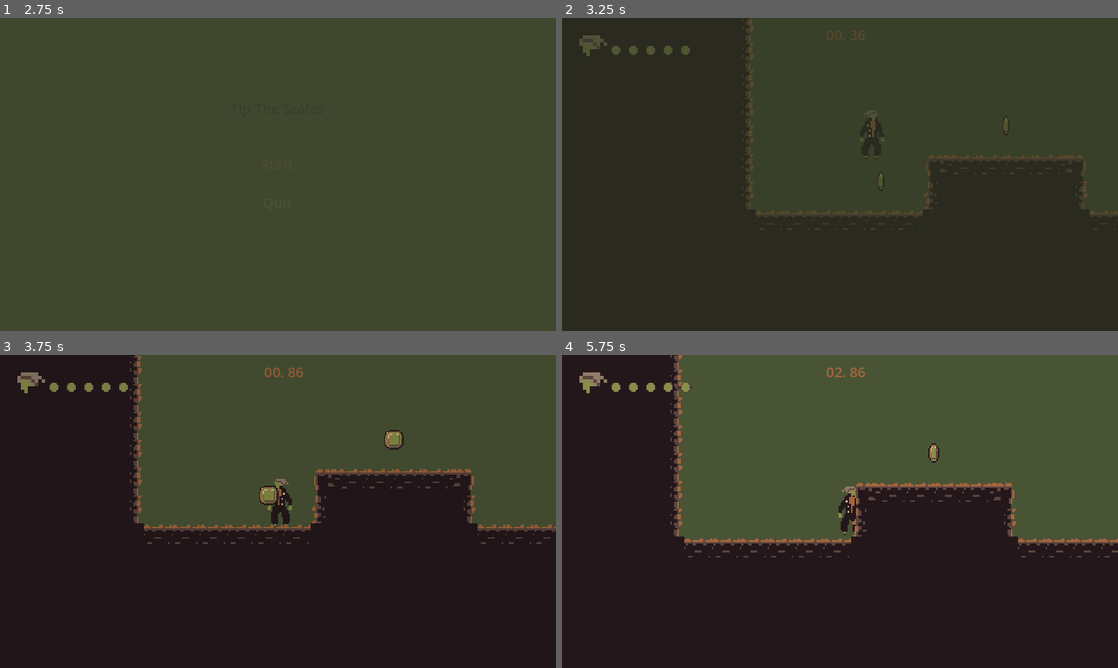
Above: before the commit, frames 1-4 (two rows, left to right).
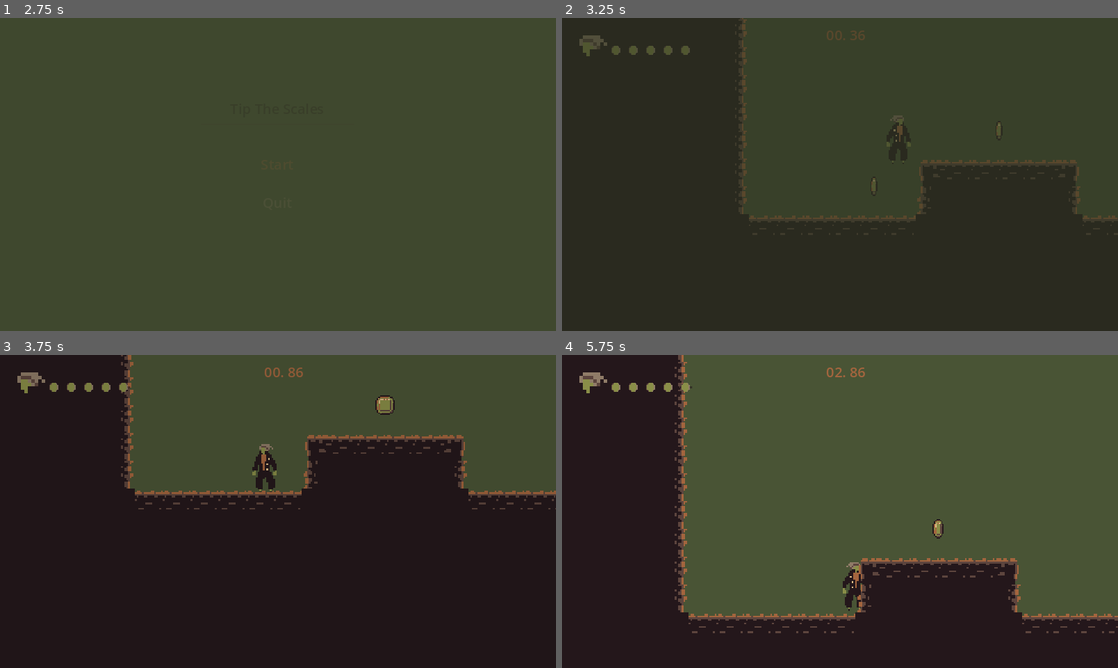
Above: after the commit, the same moments.

Repository: Dagethemage/GameOff2023
Game: Godot game, scene res://GUI/start_screen.tscn
Two runs of this game, one before a commit and one after it. Both use one fixed random seed, a clock stepped at 60 frames per second and the inputs below.
Inputs:
- Up to frame 1 (2.75 s): click "Start" at 0.5 s; click "Start" at 1.25 s; hold D (right) from 2.03 s (still down); hold Down (cam_down, bound only after the commit) from 2.03 s (still down); tap Space (jump) at 2.27 s; tap Up (cam_up, bound only after the commit) at 2.3 s
- Up to frame 2 (3.25 s): keep holding D (right); release Down (cam_down, bound only after the commit) at 2.78 s; tap Up (cam_up, bound only after the commit) at 2.85 s; tap Space (jump) at 3.02 s; tap E (dash, bound only after the commit) at 3.05 s
- Up to frame 3 (3.75 s): release D (right) at 3.53 s; hold A (left) from 3.53 s (still down); hold Down (cam_down, bound only after the commit) from 3.53 s (still down); tap E (dash, bound only after the commit) at 3.6 s
- Up to frame 4 (5.75 s): release A (left) at 4.28 s; release Down (cam_down, bound only after the commit) at 4.28 s; hold D (right) from 4.28 s (still down); tap Down (cam_down, bound only after the commit) at 4.35 s; tap Space (jump) at 4.52, 5.27 s; tap Up (cam_up, bound only after the commit) at 4.55 s; hold Up (cam_up, bound only after the commit) from 5.03 s (still down); tap E (dash, bound only after the commit) at 5.3 s

Frame 1 is identical in both runs. In frame 2, 1.6% of the frame differs, in the area x 32-100%, y 0-65%; in frame 3, 11%; in frame 4, 21%, in the area x 19-100%, y 0-89%.

Commit message:
Dash Added

Diff:
--- a/Characters/Player/PlayerCamera.gd
+++ b/Characters/Player/PlayerCamera.gd
@@ -5,8 +5,8 @@
 	get_screen_center_position()
 
 func _process(delta):
-	if Input.is_action_pressed("down"):
+	if Input.is_action_pressed("cam_down"):
 		position.y = 50
-	elif Input.is_action_pressed("up"):
+	elif Input.is_action_pressed("cam_up"):
 		position.y = -50
 	else: position.y = 0
--- a/Characters/Player/player.gd
+++ b/Characters/Player/player.gd
@@ -10,7 +10,7 @@
 var gravity = ProjectSettings.get_setting("physics/2d/default_gravity")
 var was_wall_normal = Vector2.ZERO
 
-#@onready var dash = $Dash
+@onready var dash = $Dash
 @onready var animated_sprite_2d = $AnimatedSprite2D
 @onready var wall_jump_timer = $WallJumpTimer
 @onready var coyote_jump_timer = $CoyoteJumpTimer
@@ -22,8 +22,8 @@
 
 func _physics_process(delta):
 	apply_gravity(delta)
-#	if Input.is_action_just_pressed("dash"):
-#		dash.start_dash(MovementData.dash_length)
+	if Input.is_action_just_pressed("dash"):
+		dash.start_dash(MovementData.dash_length)
 	handle_wall_jump()
 	handle_jump()
 	var input_axis = Input.get_axis("left", "right")
@@ -81,16 +81,16 @@
 		velocity.x = move_toward(velocity.x, 0, MovementData.air_resistance * delta)
 
 func handle_acceleration(input_axis, delta):
-#	var speed = MovementData.dash_speed if dash.is_dashing() else MovementData.normal_speed
-	if not is_on_floor(): return# and !dash.is_dashing()
+	var speed = MovementData.dash_speed if dash.is_dashing() else MovementData.normal_speed
+	if not is_on_floor()and !dash.is_dashing(): return
 	if input_axis != 0:
-		velocity.x = move_toward(velocity.x, MovementData.normal_speed * input_axis, MovementData.acceleraton * delta)#speed instead of MovementData.normal_speed for dash
+		velocity.x = move_toward(velocity.x, speed * input_axis, MovementData.acceleraton * delta)#speed instead of MovementData.normal_speed for dash
 
 func handle_air_acceleration(input_axis, delta):
-#	var speed = MovementData.dash_speed if dash.is_dashing() else MovementData.normal_speed
-	if is_on_floor(): return# and !dash.is_dashing()
+	var speed = MovementData.dash_speed if dash.is_dashing() else MovementData.normal_speed
+	if is_on_floor() and !dash.is_dashing(): return
 	if input_axis != 0:
-		velocity.x = move_toward(velocity.x , MovementData.normal_speed * input_axis, MovementData.air_acceleration * delta)#speed instead of MovementData.normal_speed for dash
+		velocity.x = move_toward(velocity.x , speed * input_axis, MovementData.air_acceleration * delta)#speed instead of MovementData.normal_speed for dash
 
 func update_animations(input_axis):
 	if input_axis != 0:
--- a/Characters/Player/player.tscn
+++ b/Characters/Player/player.tscn
@@ -1,10 +1,11 @@
-[gd_scene load_steps=17 format=3 uid="uid://dwqs43w46uc2a"]
+[gd_scene load_steps=18 format=3 uid="uid://dwqs43w46uc2a"]
 
 [ext_resource type="Script" path="res://Characters/Player/player.gd" id="1_folvt"]
 [ext_resource type="Script" path="res://Characters/Player/PlayerMovementData.gd" id="2_jrmri"]
 [ext_resource type="Resource" uid="uid://dj2mv8o18nx5k" path="res://Characters/Player/PlayerStats.tres" id="3_lk4wm"]
 [ext_resource type="Texture2D" uid="uid://b2hj4n6b7bc83" path="res://Characters/Player/Player.png" id="3_sjags"]
 [ext_resource type="Script" path="res://Characters/Player/PlayerCamera.gd" id="5_tq5k1"]
+[ext_resource type="PackedScene" uid="uid://b5wnw0imh5fuq" path="res://Characters/Player/Abilities/Dash.tscn" id="6_0l3fi"]
 
 [sub_resource type="Resource" id="Resource_1v1pr"]
 script = ExtResource("2_jrmri")
@@ -132,3 +133,5 @@
 visible = false
 position = Vector2(0, -14)
 shape = SubResource("RectangleShape2D_bpla7")
+
+[node name="Dash" parent="." instance=ExtResource("6_0l3fi")]
--- a/GUI/PauseScreen.gd
+++ b/GUI/PauseScreen.gd
@@ -1,16 +1,19 @@
 extends Control
 
 @onready var pause_screen = $PauseScreen
-@onready var button = $PauseScreen/CenterContainer/MarginContainer/VBoxContainer/Button
+@onready var main_menu_button = $PauseScreen/CenterContainer/MarginContainer/VBoxContainer/MainMenuButton
+@onready var quit_button = $PauseScreen/CenterContainer/MarginContainer/VBoxContainer/QuitButton
+
 
 var paused = false
 
 func _ready() -> void:
-	button.pressed.connect(on_pressed)
+	main_menu_button.pressed.connect(on_pressed)
+	quit_button.pressed.connect(on_quit_pressed)
 
 func _process(delta):
 	if Input.is_action_just_pressed("start"):
-		button.grab_focus()
+		main_menu_button.grab_focus()
 		pause_menu()
 
 func pause_menu():
@@ -28,3 +31,6 @@
 	Engine.time_scale = 1
 	var start_menu = load("res://GUI/start_screen.tscn")
 	get_tree().change_scene_to_packed(start_menu)
+
+func on_quit_pressed():
+	get_tree().quit()
--- a/GUI/PauseScreen.tscn
+++ b/GUI/PauseScreen.tscn
@@ -50,10 +50,14 @@
 modulate = Color(0.564706, 0.486275, 0.407843, 1)
 layout_mode = 2
 
-[node name="Button" type="Button" parent="PauseScreen/CenterContainer/MarginContainer/VBoxContainer"]
+[node name="MainMenuButton" type="Button" parent="PauseScreen/CenterContainer/MarginContainer/VBoxContainer"]
 custom_minimum_size = Vector2(100, 50)
 layout_mode = 2
+theme = ExtResource("1_8hpkf")
+text = "Main Menu"
 
-[node name="Button2" type="Button" parent="PauseScreen/CenterContainer/MarginContainer/VBoxContainer"]
+[node name="QuitButton" type="Button" parent="PauseScreen/CenterContainer/MarginContainer/VBoxContainer"]
 custom_minimum_size = Vector2(100, 50)
 layout_mode = 2
+theme = ExtResource("1_8hpkf")
+text = "Quit"
--- a/GUI/Themes/UITheme.tres
+++ b/GUI/Themes/UITheme.tres
@@ -1,10 +1,12 @@
-[gd_resource type="Theme" load_steps=4 format=3 uid="uid://ceqslen8rfbmx"]
+[gd_resource type="Theme" load_steps=5 format=3 uid="uid://ceqslen8rfbmx"]
 
 [sub_resource type="StyleBoxEmpty" id="StyleBoxEmpty_nka0w"]
 
 [sub_resource type="StyleBoxEmpty" id="StyleBoxEmpty_g8bt6"]
 
 [sub_resource type="StyleBoxEmpty" id="StyleBoxEmpty_n5wim"]
+
+[sub_resource type="StyleBoxEmpty" id="StyleBoxEmpty_whory"]
 
 [resource]
 Button/colors/font_color = Color(0.564706, 0.486275, 0.407843, 1)
@@ -14,4 +16,5 @@
 Button/styles/focus = SubResource("StyleBoxEmpty_nka0w")
 Button/styles/hover = SubResource("StyleBoxEmpty_g8bt6")
 Button/styles/normal = SubResource("StyleBoxEmpty_n5wim")
+Button/styles/pressed = SubResource("StyleBoxEmpty_whory")
 Label/colors/font_color = Color(0.141176, 0.0901961, 0.105882, 1)
--- a/GUI/level_completed.tscn
+++ b/GUI/level_completed.tscn
@@ -1,6 +1,4 @@
-[gd_scene load_steps=2 format=3 uid="uid://bsxby8o6rxilk"]
-
-[ext_resource type="Theme" uid="uid://ceqslen8rfbmx" path="res://GUI/Themes/UITheme.tres" id="1_8n2gq"]
+[gd_scene format=3 uid="uid://bsxby8o6rxilk"]
 
 [node name="LevelCompleted" type="Control"]
 layout_mode = 3
@@ -15,15 +13,16 @@
 anchors_preset = 5
 anchor_left = 0.5
 anchor_right = 0.5
-offset_left = -67.0
-offset_top = 39.0
-offset_right = 67.0
-offset_bottom = 73.0
+offset_left = 74.0
+offset_top = 309.0
+offset_right = 322.0
+offset_bottom = 362.0
 grow_horizontal = 2
 
 [node name="Label" type="Label" parent="VBoxContainer"]
+modulate = Color(0.564706, 0.486275, 0.407843, 1)
 layout_mode = 2
-theme = ExtResource("1_8n2gq")
+theme_override_font_sizes/font_size = 25
 text = "Level Completed!"
 horizontal_alignment = 1
 vertical_alignment = 1
--- a/GUI/ui.gd
+++ b/GUI/ui.gd
@@ -14,6 +14,10 @@
 func on_level_completed():
 	timer.stop()
 	level_completed.show()
+	var tween = create_tween()
+	tween.set_trans(Tween.TRANS_BACK)
+	tween.set_ease(Tween.EASE_IN_OUT)
+	tween.tween_property(level_completed, "position", Vector2(0,0), 1.7).from(Vector2(640, 0))
 	await get_tree().create_timer(0.5).timeout
 	timer.hide()
 	await get_tree().create_timer(0.5).timeout
@@ -22,7 +26,7 @@
 func show_score():
 	score_board.show()
 	var tween = create_tween()
-	tween.set_trans(Tween.TRANS_SINE)
+	tween.set_trans(Tween.TRANS_QUINT)
 	tween.set_ease(Tween.EASE_IN_OUT)
 	tween.tween_property(score_board, "position", Vector2(640,180), 0.5).from(Vector2(900,180))
 	tween.tween_property(score_board_bg, "position", Vector2(0,0), 0.6).from(Vector2(640, 0))
--- a/Overlap/Clock.gd
+++ b/Overlap/Clock.gd
@@ -19,10 +19,3 @@
 
 func reset_timer():
 	Global.time = 0.0
-
-func _unhandled_input(event):
-	if event.is_action_pressed("Back"):
-		stop()
-		await get_tree().create_timer(3).timeout
-		get_tree().reload_current_scene()
-		Global.time = 0.0
--- a/project.godot
+++ b/project.godot
@@ -100,6 +100,24 @@
 "events": [Object(InputEventJoypadButton,"resource_local_to_scene":false,"resource_name":"","device":-1,"button_index":6,"pressure":0.0,"pressed":true,"script":null)
 ]
 }
+dash={
+"deadzone": 0.5,
+"events": [Object(InputEventJoypadButton,"resource_local_to_scene":false,"resource_name":"","device":-1,"button_index":1,"pressure":0.0,"pressed":true,"script":null)
+, Object(InputEventKey,"resource_local_to_scene":false,"resource_name":"","device":-1,"window_id":0,"alt_pressed":false,"shift_pressed":false,"ctrl_pressed":false,"meta_pressed":false,"pressed":false,"keycode":0,"physical_keycode":69,"key_label":0,"unicode":101,"echo":false,"script":null)
+]
+}
+cam_up={
+"deadzone": 0.5,
+"events": [Object(InputEventKey,"resource_local_to_scene":false,"resource_name":"","device":-1,"window_id":0,"alt_pressed":false,"shift_pressed":false,"ctrl_pressed":false,"meta_pressed":false,"pressed":false,"keycode":0,"physical_keycode":4194320,"key_label":0,"unicode":0,"echo":false,"script":null)
+, Object(InputEventJoypadMotion,"resource_local_to_scene":false,"resource_name":"","device":-1,"axis":3,"axis_value":-1.0,"script":null)
+]
+}
+cam_down={
+"deadzone": 0.5,
+"events": [Object(InputEventKey,"resource_local_to_scene":false,"resource_name":"","device":-1,"window_id":0,"alt_pressed":false,"shift_pressed":false,"ctrl_pressed":false,"meta_pressed":false,"pressed":false,"keycode":0,"physical_keycode":4194322,"key_label":0,"unicode":0,"echo":false,"script":null)
+, Object(InputEventJoypadMotion,"resource_local_to_scene":false,"resource_name":"","device":-1,"axis":3,"axis_value":1.0,"script":null)
+]
+}
 
 [layer_names]
 
